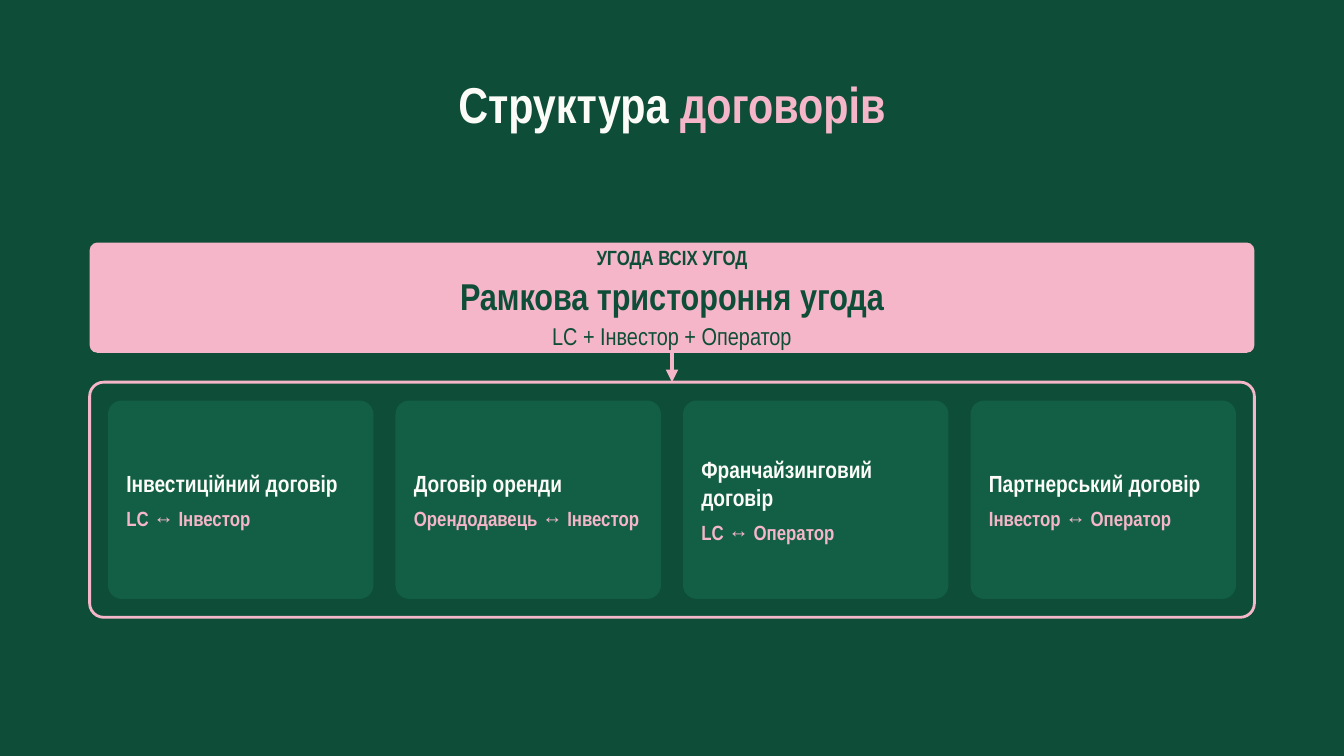
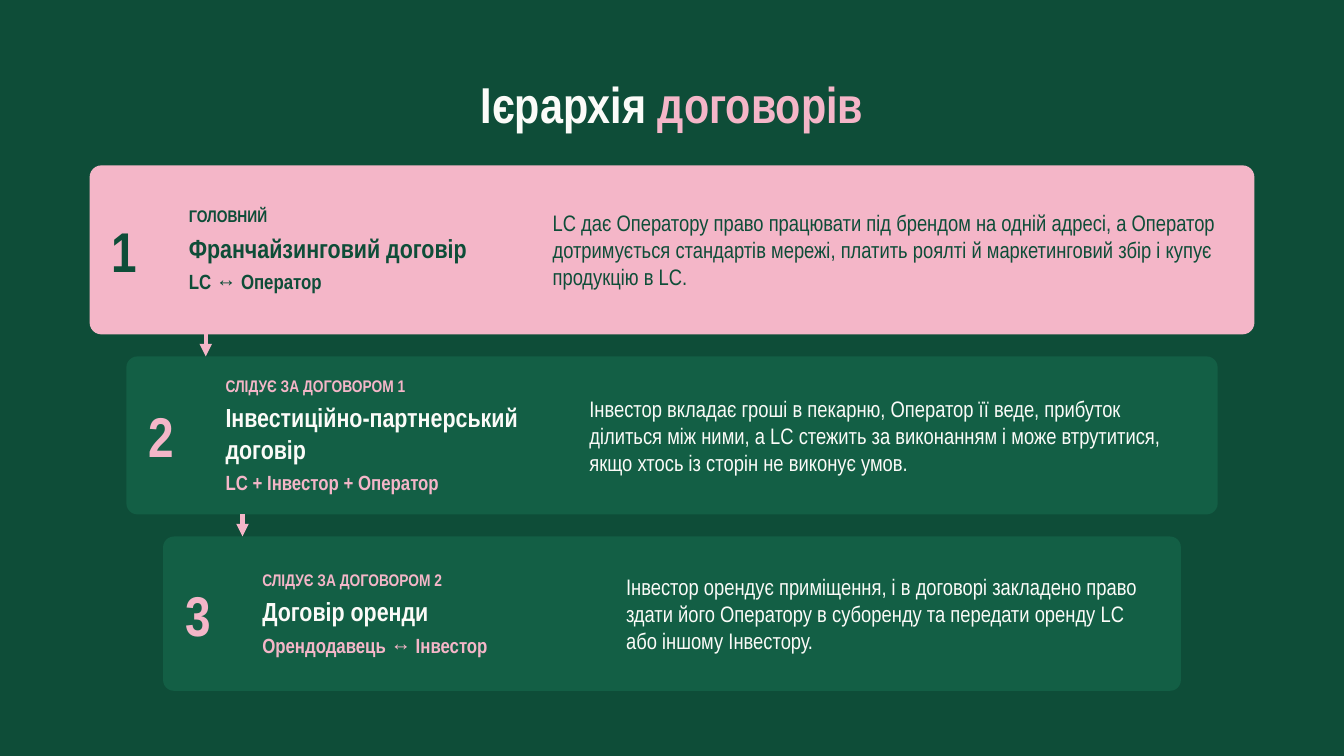
Before and after one commit to denfidiriv-cmyk/xcrypto, a slide deck: slide 27 of presentation_with_contract.pptx. Drawn at 1344x756 pixels with LibreOffice and Linux fonts; fonts in the diff are those of the drawing. Boxes give left, top, right and bottom in pixels: in the first picture for what was removed or moved away, otherwise in the second. Text is boxed around its words. In the diff, an @@ line names an element or a change of style, - is before the commit and + after.

```diff
--- a/presentation_with_contract.pptx
+++ b/presentation_with_contract.pptx
@@ text at box(481, 86, 863, 133): text changed; text colour #FBFBF8 to #F4B6C8 @@
-Структура договорів
+Ієрархія договорів
@@ rounded rectangle: place and size @@
-rounded rectangle at box(89, 243, 1254, 353)
+rounded rectangle at box(89, 165, 1254, 335)
@@ text "ГОЛОВНИЙ": place and size @@
-text "ГОЛОВНИЙ" at box(701, 460, 872, 545)
+text "ГОЛОВНИЙ" at box(189, 209, 467, 294)
@@ text at box(189, 209, 267, 222): paragraph added @@
+ГОЛОВНИЙ
@@ text added at box(112, 233, 138, 272), 60 pt, text #0E4D38, bold @@
+1
@@ text at box(189, 238, 467, 294): size 25 to 28 pt, text colour #FBFBF8 to #0E4D38 in "Франчайзинговий договір"; text colour #F4B6C8 to #0E4D38 in "LC ↔ Оператор"; less space between paragraphs @@
@@ text added at box(553, 214, 1215, 290), 24 pt, text #0E4D38 @@
+LC дає Оператору право працювати під брендом на одній адресі, а Оператор дотримується стандартів мережі, платить роялті й маркетинговий збір і купує продукцію в LC.
@@ text removed at box(460, 250, 884, 350) @@
-УГОДА ВСІХ УГОД
-Рамкова тристороння угода
-LC + Інвестор + Оператор
@@ rounded rectangle: place and size @@
-rounded rectangle at box(108, 401, 374, 599)
+rounded rectangle at box(126, 356, 1218, 514)
@@ arrow added from (206, 335) to (206, 356), #F4B6C8 4.5 pt @@
@@ arrow removed from (672, 353) to (672, 382) @@
@@ rounded rectangle removed at box(89, 382, 1254, 618) @@
@@ text added at box(226, 380, 518, 495), 28 pt, text #F4B6C8, bold @@
+СЛІДУЄ ЗА ДОГОВОРОМ 1
+Інвестиційно-партнерський договір
+LC + Інвестор + Оператор
@@ text at box(148, 418, 174, 457): text changed; size 25 to 60 pt; text colour #FBFBF8 to #F4B6C8 @@
-Інвестиційний договір
-LC ↔ Інвестор
+2
@@ rounded rectangle removed at box(396, 401, 661, 599) @@
@@ text added at box(589, 400, 1160, 476), 24 pt, text #FBFBF8 @@
+Інвестор вкладає гроші в пекарню, Оператор її веде, прибуток ділиться між ними, а LC стежить за виконанням і може втрутитися, якщо хтось із сторін не виконує умов.
@@ rounded rectangle removed at box(970, 401, 1236, 599) @@
@@ rounded rectangle: place and size @@
-rounded rectangle at box(683, 401, 948, 599)
+rounded rectangle at box(163, 536, 1181, 691)
@@ arrow added from (243, 515) to (243, 536), #F4B6C8 4.5 pt @@
@@ text "СЛІДУЄ ЗА ДОГОВОРОМ 2": place and size @@
-text "СЛІДУЄ ЗА ДОГОВОРОМ 2" at box(414, 475, 639, 531)
+text "СЛІДУЄ ЗА ДОГОВОРОМ 2" at box(262, 574, 488, 657)
@@ text added at box(185, 597, 211, 637), 60 pt, text #F4B6C8, bold @@
+3
@@ text at box(262, 574, 442, 590): paragraph added @@
+СЛІДУЄ ЗА ДОГОВОРОМ 2
@@ text at box(626, 578, 1136, 654): text changed; size 25 to 24 pt; bold off @@
-Партнерський договір
-Інвестор ↔ Оператор
+Інвестор орендує приміщення, і в договорі закладено право здати його Оператору в суборенду та передати оренду LC або іншому Інвестору.
@@ text at box(262, 602, 429, 627): size 25 to 28 pt in "Договір оренди"; less space between paragraphs @@
```
Also in this commit, not shown: 1 other slide changed, 1 slide removed.
